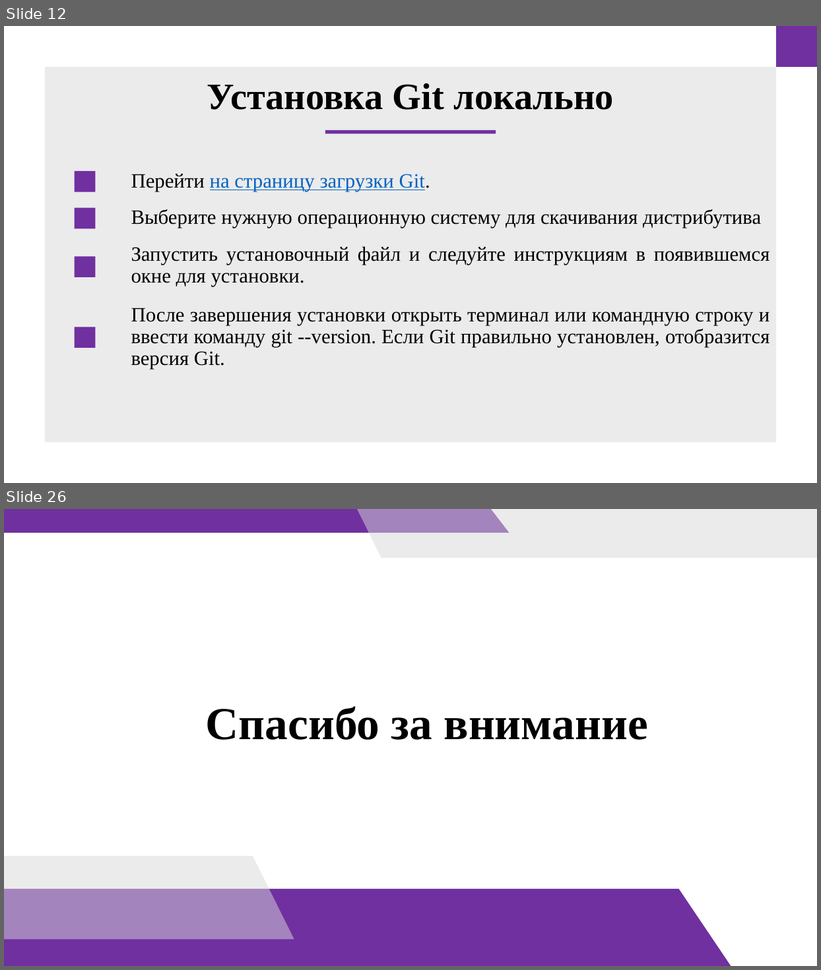
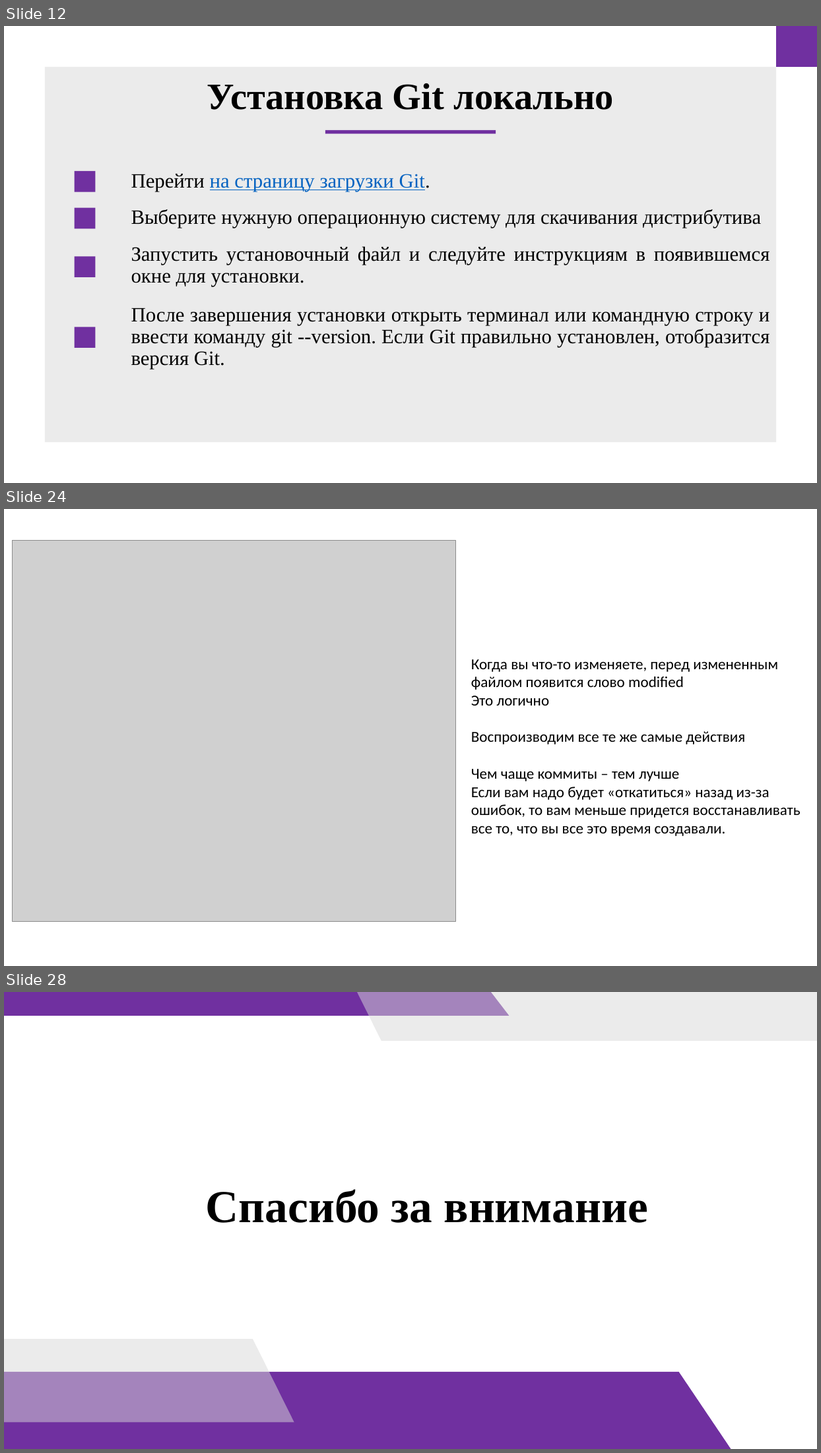
Before and after one commit to doshenka/akademy_files, a slide deck: преза на 11-23-24.pptx. Shown one above the other, each under a label of ours: slides 12 and 26 before the commit, slides 12, 24 and 28 after it; the slides between them are not shown. The pictures are 821x970 and 821x1453 pixels, drawn with LibreOffice and Linux fonts; fonts in the diff are those of the drawing; grey boxes stand for pictures. Boxes give left, top, right and bottom in pixels: in the first picture for what was removed or moved away, otherwise in the second. Text is boxed around its words. In the diff, an @@ line names an element or a change of style, - is before the commit and + after.

```diff
--- a/преза на 11-23-24.pptx
+++ b/преза на 11-23-24.pptx
@@ slide 24 added at [4, 509, 817, 966], background #FFFFFF @@
@@ picture added at [12, 541, 455, 922] @@
@@ text added at [471, 659, 801, 836], 18 pt, text #000000 @@
+Когда вы что-то изменяете, перед измененным файлом появится слово modified
+Это логично
+Воспроизводим все те же самые действия
+Чем чаще коммиты – тем лучше
+Если вам надо будет «откатиться» назад из-за ошибок, то вам меньше придется восстанавливать все то, что вы все это время создавали.
@@ what was slide 26 is now slide 28 @@
```
Also in this commit, not shown: 2 slides changed, 12 other slides added, 11 slides removed.
